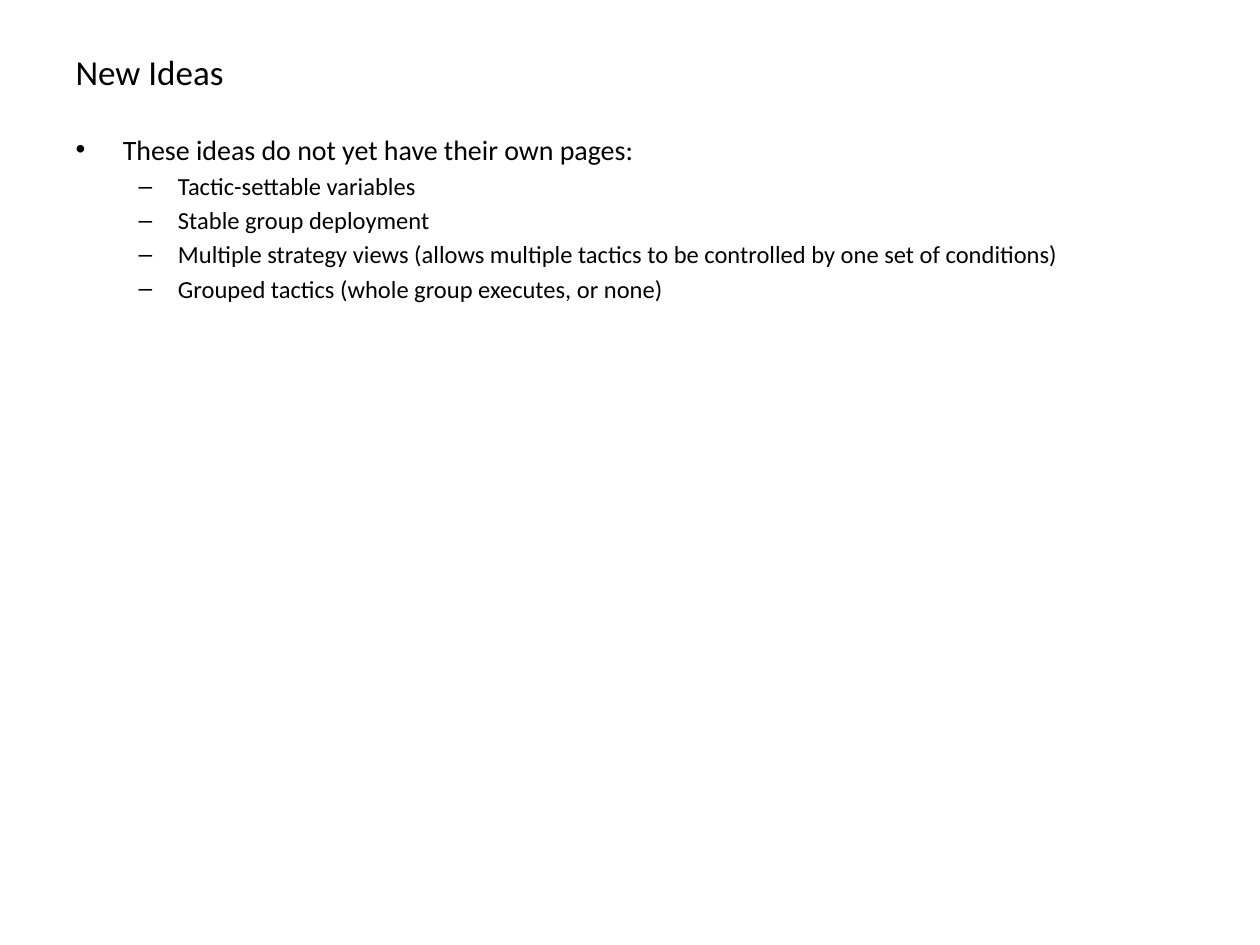
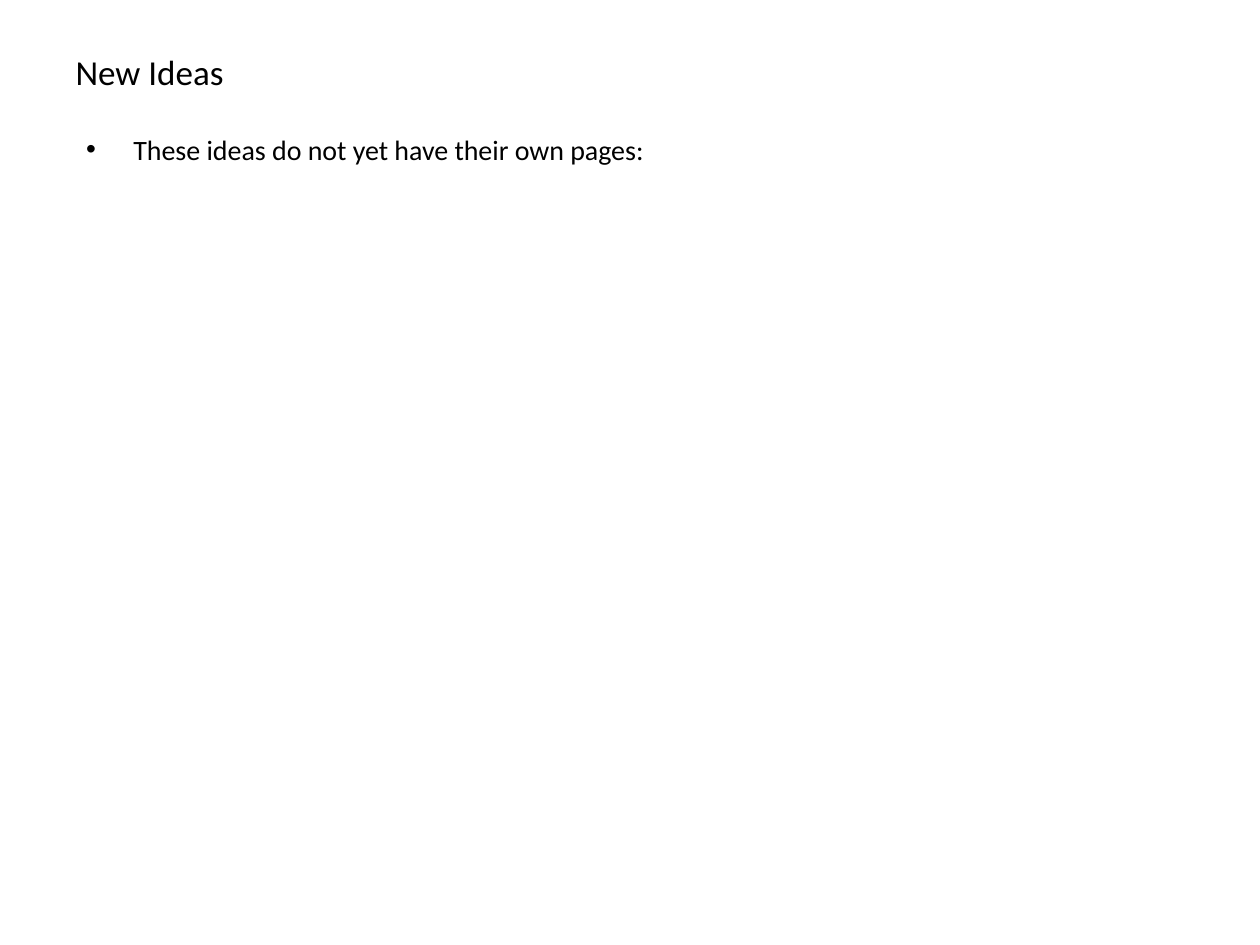
Before and after one commit to AthenaModel/athena-legacy, a slide deck: slide 3 of docs/dev/ideas.pptx. Drawn at 1260x945 pixels with LibreOffice and Linux fonts; fonts in the diff are those of the drawing. Boxes give left, top, right and bottom in pixels: in the first picture for what was removed or moved away, otherwise in the second. Text is boxed around its words. In the diff, an @@ line names an element or a change of style, - is before the commit and + after.

Commit message:
Added more ideas.

```diff
--- a/docs/dev/ideas.pptx
+++ b/docs/dev/ideas.pptx
@@ text "These ideas do not yet ...": place and size @@
-text "These ideas do not yet ..." at bbox=[123, 140, 1057, 303]
+text "These ideas do not yet ..." at bbox=[133, 140, 643, 165]
@@ text at bbox=[178, 178, 1057, 303]: paragraphs removed @@
-  – Tactic-settable variables
-  – Stable group deployment
-  – Multiple strategy views (allows multiple tactics to be controlled by one set of conditions)
-  – Grouped tactics (whole group executes, or none)
```
Also in this commit, not shown: 8 other slides changed, 11 slides added.
